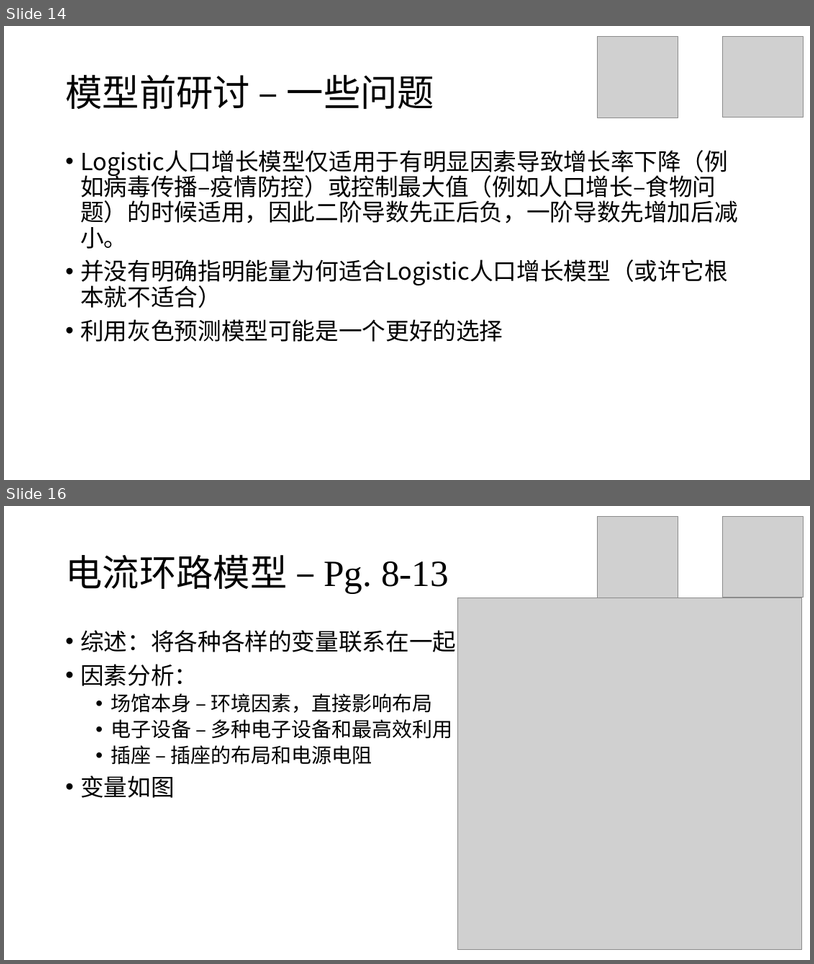
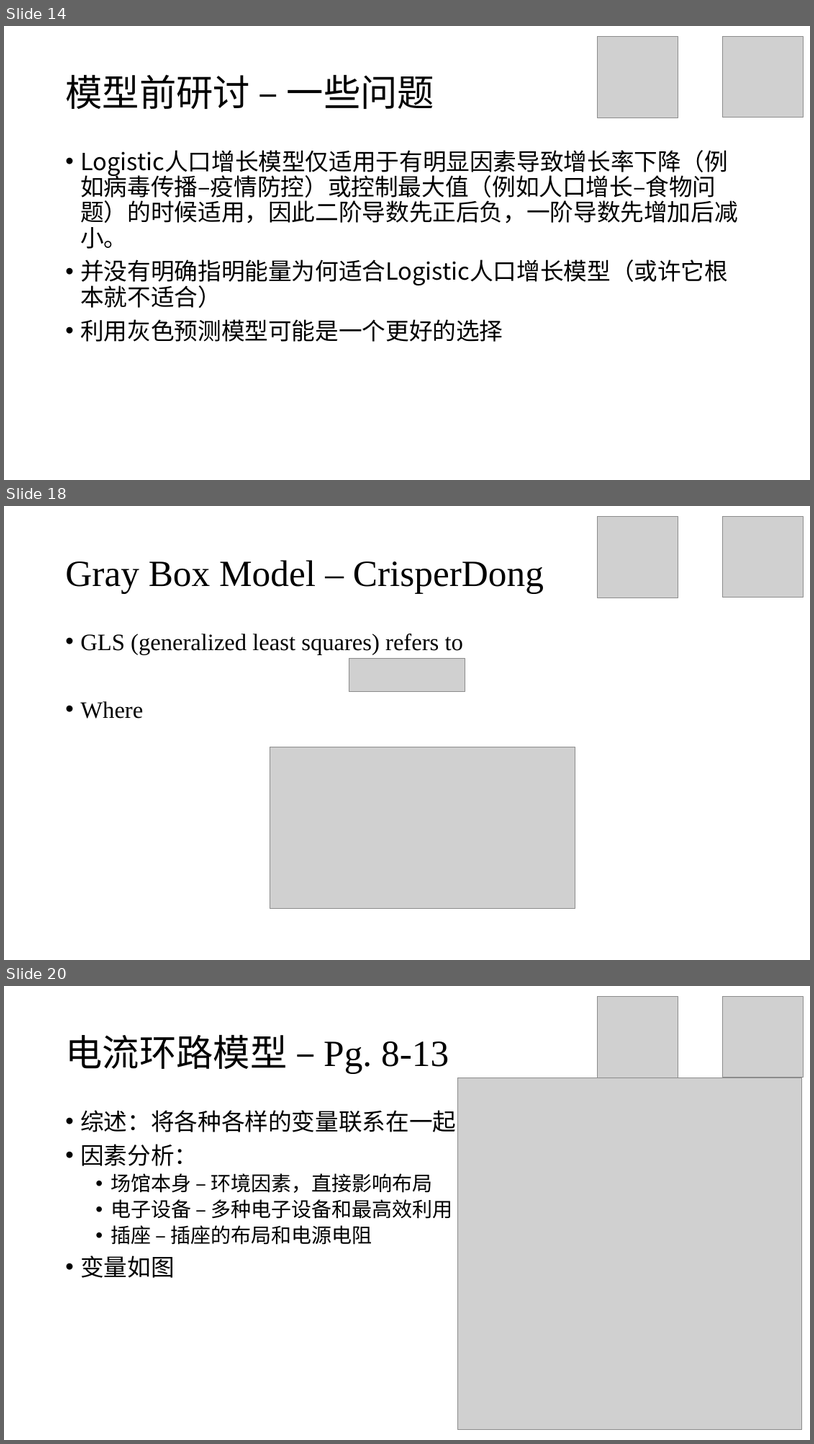
Before and after one commit to stOOrz-Science-Mind/2019_HiMCM_A_10005, a slide deck: 10005.pptx. Shown one above the other, each under a label of ours: slides 14 and 16 before the commit, slides 14, 18 and 20 after it; the slides between them are not shown. The pictures are 814x964 and 814x1444 pixels, drawn with LibreOffice and Linux fonts; fonts in the diff are those of the drawing; grey boxes stand for pictures. Boxes give left, top, right and bottom in pixels: in the first picture for what was removed or moved away, otherwise in the second. Text is boxed around its words. In the diff, an @@ line names an element or a change of style, - is before the commit and + after.

```diff
--- a/10005.pptx
+++ b/10005.pptx
@@ slide 18 added at [4,506,810,960], background #FFFFFF @@
@@ picture added at [598,516,679,597] @@
@@ picture added at [723,516,804,597] @@
@@ title added at [65,560,544,593], 44 pt, text #000000 @@
+Gray Box Model – CrisperDong
@@ text added at [80,633,463,718], 28 pt, text #000000 @@
+• GLS (generalized least squares) refers to
+• Where
@@ picture added at [350,658,465,691] @@
@@ picture added at [270,746,576,908] @@
@@ what was slide 16 is now slide 20 @@
```
Also in this commit, not shown: 4 other slides added, 1 slide removed, 1 other file.
